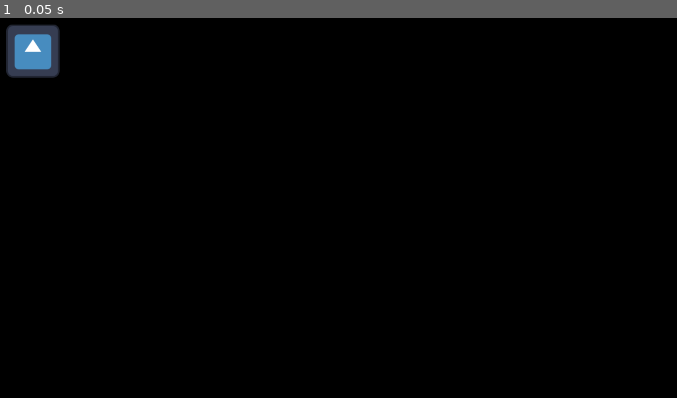
Above: before the commit, frame 1.
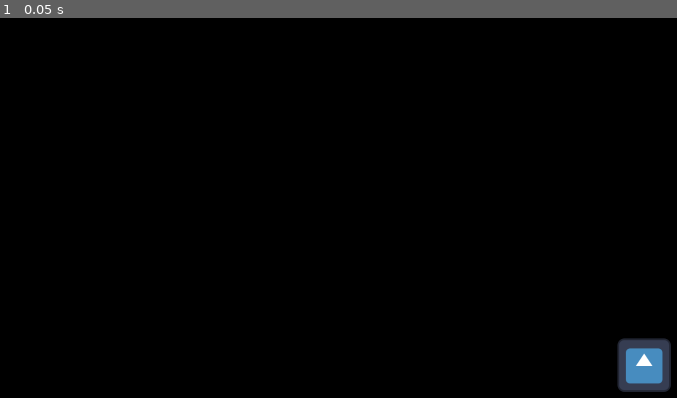
Above: after the commit, the same moment.

Repository: m0rd0rs/adhd-pet
Game: Godot game, scene res://node_2d.tscn
Same seed, same stepped clock (60 frames per second), same inputs: the game is played once before the commit and once after it. The engine's default icon, where the game draws it, is replaced by a stand-in: a white triangle on a blue panel in a dark square.
Inputs:
- Up to frame 1 (0.05 s): no input

The runs differ from the first frame. In frame 1, 2.2% of the frame differs, in the area x 0-100%, y 1-99%.

Commit message:
Make the window transparency toggleable by clicking the 'pet'.

Diff:
--- a/node_2d.gd
+++ b/node_2d.gd
@@ -1,15 +1,15 @@
 extends Node2D
 
 @onready var sprite: Sprite2D = $Sprite2D
+var visible_window: bool = true
 
 func _ready() -> void:
-	# 1. Cleanly initialize the background transparency via code to ensure system hookup
-	get_viewport().transparent_bg = true # 2.1.1, 2.2.5
-
-	# 2. Automatically generate the click boundary around your actual sprite image
+	toggle_transparency()
 	update_click_boundary()
+#	toggle_fullscreen()
 
 func update_click_boundary() -> void:
+	'Arrange the click-through for the pixels outside our pet'
 	if sprite.texture:
 		# Get the pixel data from your sprite image
 		var img: Image = sprite.texture.get_image()
@@ -40,3 +40,25 @@
 		else:
 			# If your sprite vanishes or is empty, make the entire window click-through
 			DisplayServer.window_set_mouse_passthrough([])
+
+func toggle_fullscreen() -> void:
+	'Toggles fullscreen'
+	var current_mode = DisplayServer.window_get_mode()
+	if current_mode == DisplayServer.WINDOW_MODE_FULLSCREEN:
+		DisplayServer.window_set_mode(DisplayServer.WINDOW_MODE_WINDOWED)
+	else:
+		DisplayServer.window_set_mode(DisplayServer.WINDOW_MODE_FULLSCREEN)
+
+func toggle_transparency() -> void:
+	get_tree().root.transparent_bg = visible_window
+	DisplayServer.window_set_flag(DisplayServer.WINDOW_FLAG_BORDERLESS, visible_window)
+	DisplayServer.window_set_flag(DisplayServer.WINDOW_FLAG_ALWAYS_ON_TOP, visible_window)
+	DisplayServer.window_set_flag(DisplayServer.WINDOW_FLAG_TRANSPARENT, visible_window)
+
+
+func _on_pet_clicked(_viewport: Node, event: InputEvent, _shape_idx: int) -> void:
+	if event is InputEventMouseButton:
+		if event.button_index == MOUSE_BUTTON_LEFT and event.pressed:
+			visible_window = !visible_window
+			toggle_transparency()
+			get_viewport().set_input_as_handled()
--- a/node_2d.tscn
+++ b/node_2d.tscn
@@ -3,9 +3,20 @@
 [ext_resource type="Script" uid="uid://ddounavjicruc" path="res://node_2d.gd" id="1_0e48y"]
 [ext_resource type="Texture2D" uid="uid://el3gdny7adw0" path="res://icon.svg" id="2_epypp"]
 
+[sub_resource type="RectangleShape2D" id="RectangleShape2D_0e48y"]
+size = Vector2(124, 124)
+
 [node name="Node2D" type="Node2D" unique_id=769144320]
 script = ExtResource("1_0e48y")
 
 [node name="Sprite2D" type="Sprite2D" parent="." unique_id=1785164922]
-position = Vector2(331, 216)
+position = Vector2(1798, 970)
 texture = ExtResource("2_epypp")
+
+[node name="Area2D" type="Area2D" parent="Sprite2D" unique_id=504680869]
+
+[node name="CollisionShape2D" type="CollisionShape2D" parent="Sprite2D/Area2D" unique_id=1903859968]
+position = Vector2(0, -1)
+shape = SubResource("RectangleShape2D_0e48y")
+
+[connection signal="input_event" from="Sprite2D/Area2D" to="." method="_on_pet_clicked"]
--- a/project.godot
+++ b/project.godot
@@ -19,7 +19,7 @@
 
 window/size/viewport_width=1920
 window/size/viewport_height=1080
-window/size/mode=3
+window/size/initial_position_type=4
 window/size/borderless=true
 window/size/always_on_top=true
 window/size/transparent=true
Not shown, changed: README.md
